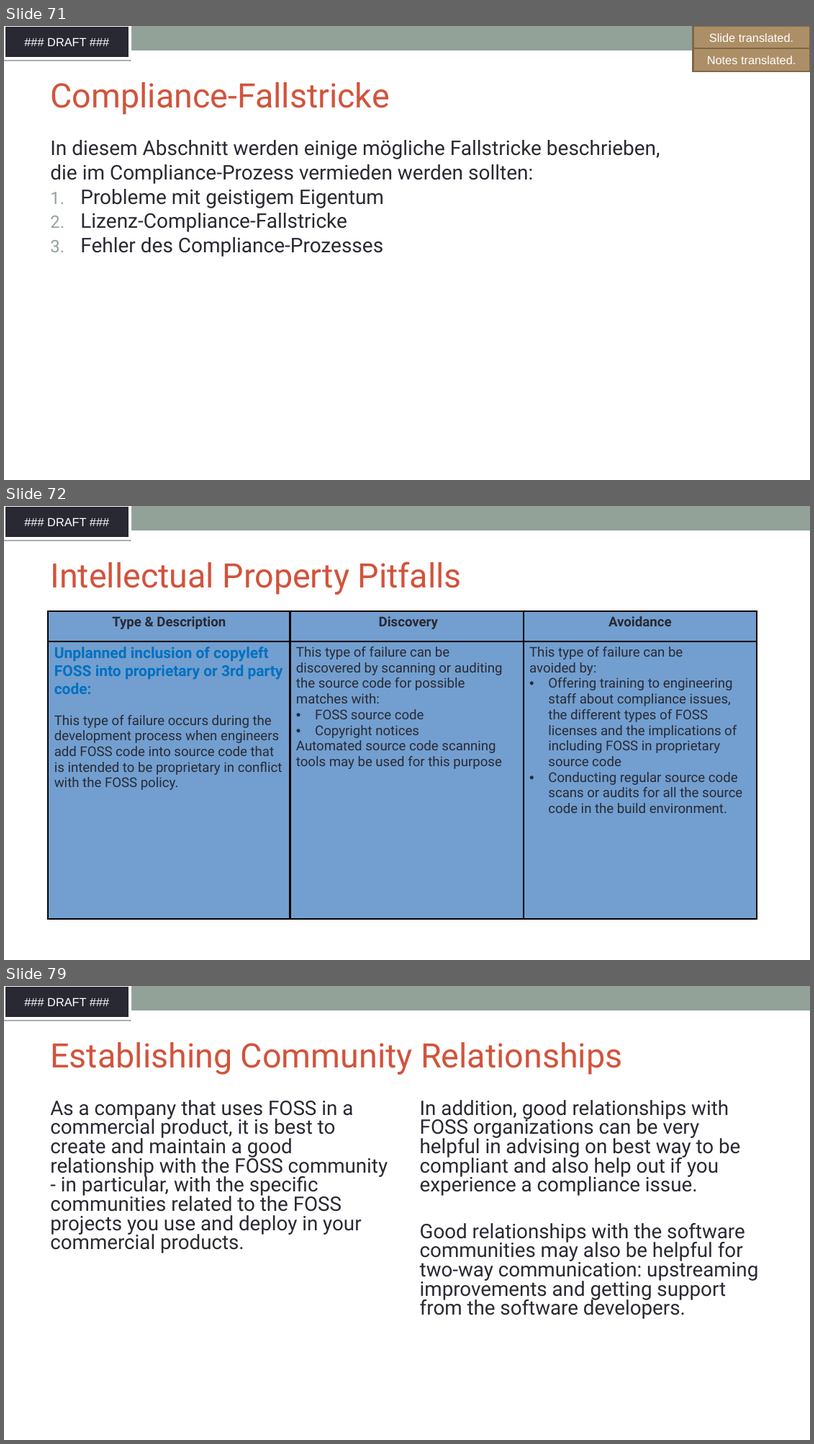
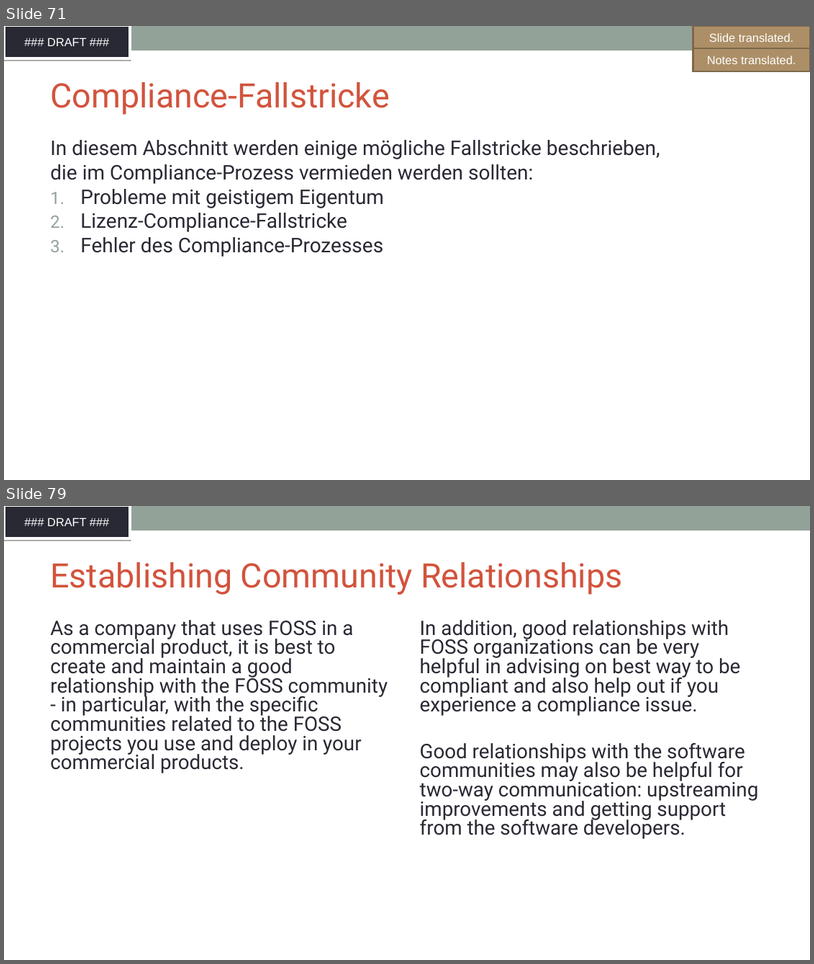
Before and after one commit to SThanheiser/curriculum, a slide deck: translation-DE/slides/DFT_openchain-curriculum-for-1-1_GER.odp. Shown one above the other, each under a label of ours: slides 71, 72 and 79 before the commit, slides 71 and 79 after it; the slides between them are not shown. The pictures are 814x1444 and 814x964 pixels, drawn with LibreOffice and Linux fonts; fonts in the diff are those of the drawing; background and template pictures are left out. Boxes give left, top, right and bottom in pixels: in the first picture for what was removed or moved away, otherwise in the second. Text is boxed around its words. In the diff, an @@ line names an element or a change of style, - is before the commit and + after.

```diff
--- a/translation-DE/slides/DFT_openchain-curriculum-for-1-1_GER.odp
+++ b/translation-DE/slides/DFT_openchain-curriculum-for-1-1_GER.odp
@@ slide 72 removed at (4,506,810,960), background #FFFFFF; not listed: 2 template elements that a slide beside it also shows @@
@@ title removed at (50,561,462,595) @@
-Intellectual Property Pitfalls
@@ table removed at (48,611,757,919), 2 rows, 3 columns @@
-Type & Description | Discovery | Avoidance
-Unplanned inclusion of copyleft FOSS into proprietary or 3rd party code: / This type of failure occurs during the development process when engineers add FOSS code into source code that is intended to be proprietary in conflict with the FOSS policy. | This type of failure can be / discovered by scanning or auditing the source code for possible / matches with: / FOSS source code / Copyright notices / Automated source code scanning tools may be used for this purpose | This type of failure can be / avoided by: / Offering training to engineering staff about compliance issues, the different types of FOSS licenses and the implications of including FOSS in proprietary source code / Conducting regular source code scans or audits for all the source code in the build environment.
```
Also in this commit, not shown: 7 slides added, 6 other slides removed, 1 other file.
